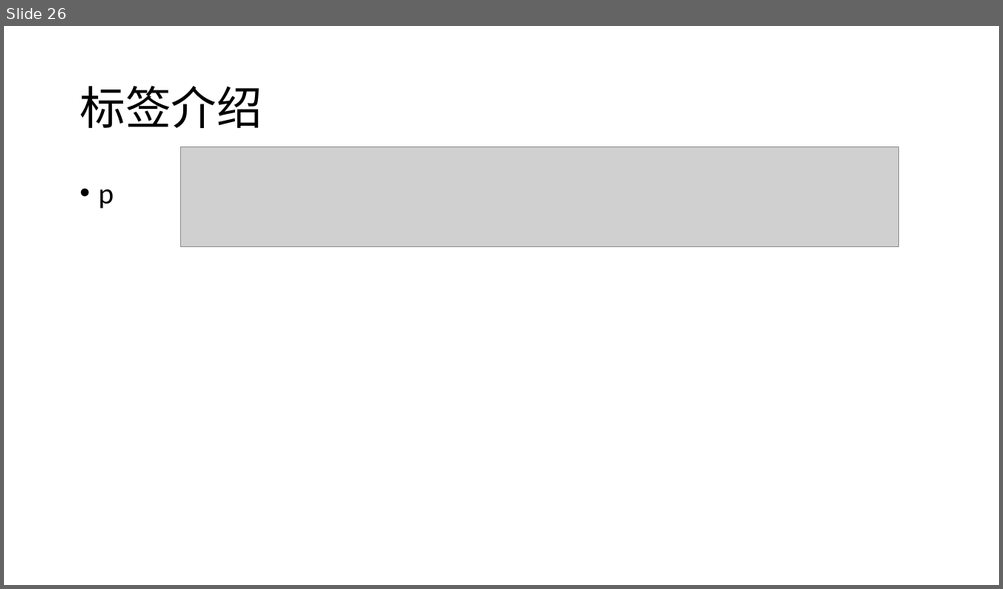
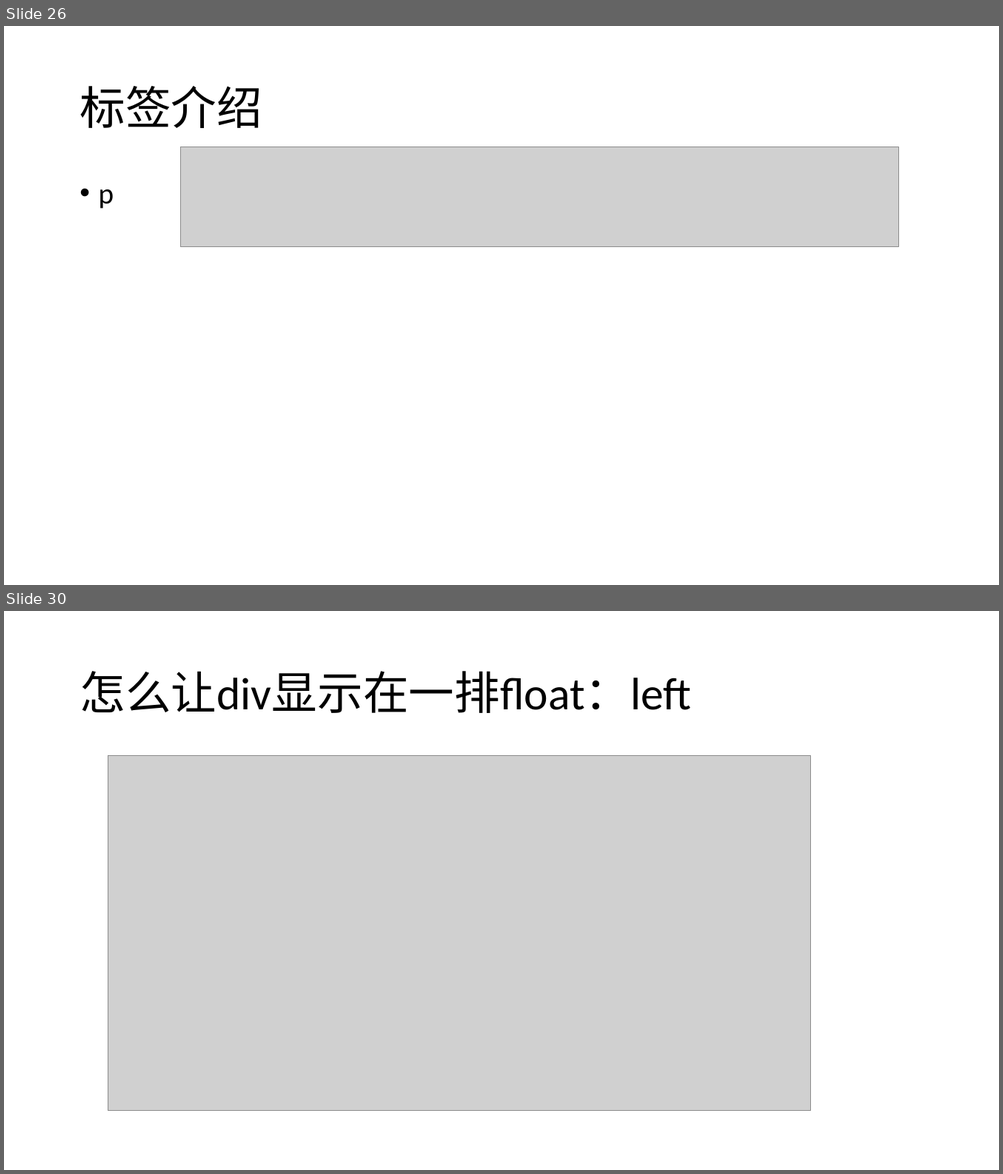
Before and after one commit to coderLynn/lecture, a slide deck: 课程/初级/html+css部分.pptx. Shown one above the other, each under a label of ours: slide 26 before the commit, slides 26 and 30 after it; the slides between them are not shown. The pictures are 1003x589 and 1003x1174 pixels, drawn with LibreOffice and Linux fonts; fonts in the diff are those of the drawing; grey boxes stand for pictures. Boxes give left, top, right and bottom in pixels: in the first picture for what was removed or moved away, otherwise in the second. Text is boxed around its words. In the diff, an @@ line names an element or a change of style, - is before the commit and + after.

```diff
--- a/课程/初级/html+css部分.pptx
+++ b/课程/初级/html+css部分.pptx
@@ slide 30 added at bbox=[4, 611, 999, 1170], background #FFFFFF @@
@@ title added at bbox=[79, 671, 691, 713], 44 pt, text #000000 @@
+怎么让div显示在一排float：left
@@ picture added at bbox=[108, 756, 811, 1111] @@
```
Also in this commit, not shown: 1 slide changed, 5 other slides added, 4 other files.
